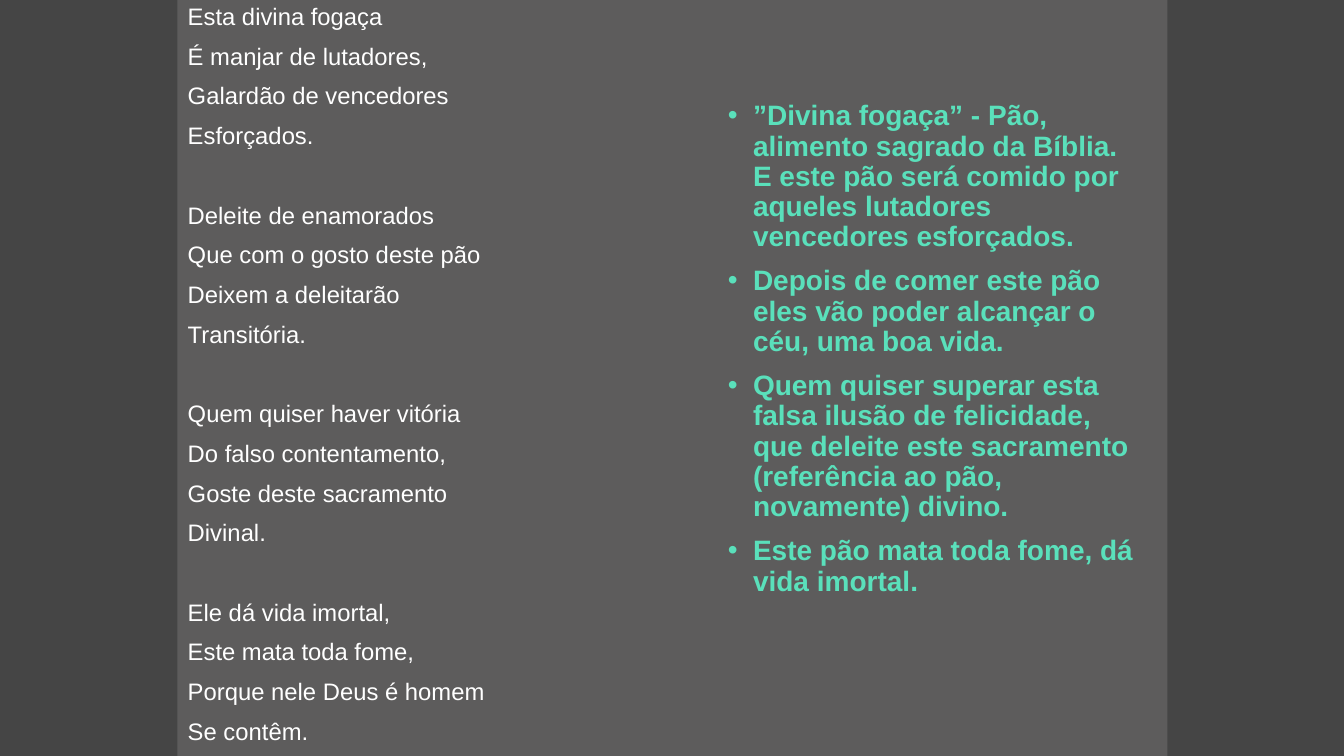
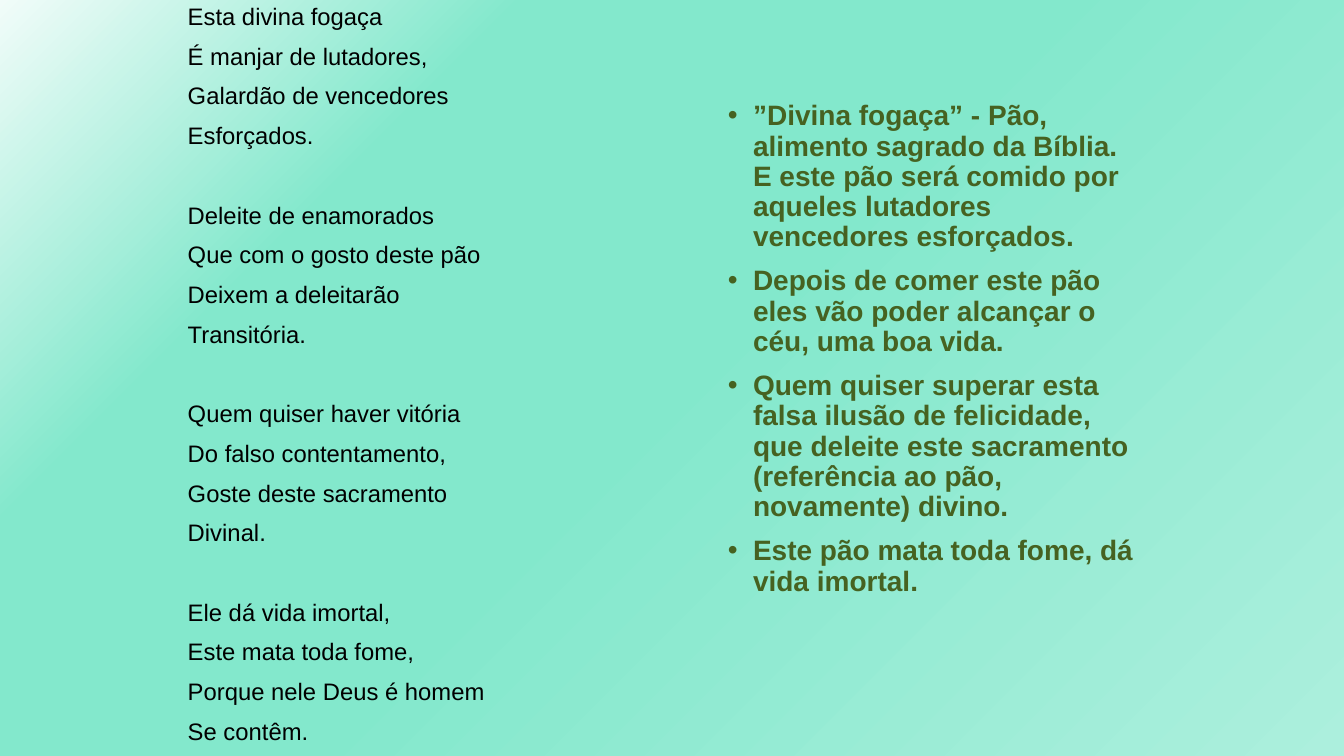
Before and after one commit to GabrielDSS0/ETEC-Coisas-Escolares, a slide deck: slide 3 of 1 etim ds 2022/LPL/Padre José de Anchieta - Poema/Ao Santíssimo Sacramento.pptx. Drawn at 1344x756 pixels with LibreOffice and Linux fonts; fonts in the diff are those of the drawing. Boxes give left, top, right and bottom in pixels: in the first picture for what was removed or moved away, otherwise in the second. Text is boxed around its words. In the diff, an @@ line names an element or a change of style, - is before the commit and + after.

```diff
--- a/1 etim ds 2022/LPL/Padre José de Anchieta - Poema/Ao Santíssimo Sacramento.pptx
+++ b/1 etim ds 2022/LPL/Padre José de Anchieta - Poema/Ao Santíssimo Sacramento.pptx
@@ background #454545 to gradient #F1FCF9 to #83E8CC to #ACEFDD @@
@@ text "Esta divina fogaça" at (x1=188, y1=7, x2=484, y2=741): text colour #FFFFFF to #000000 @@
@@ rectangle removed at (x1=177, y1=0, x2=1168, y2=756) @@
@@ text "”Divina fogaça” - Pão, alimento ..." at (x1=753, y1=104, x2=1133, y2=592): text colour #5AE0BB to #466221 @@
```
Also in this commit, not shown: 13 other slides changed.
